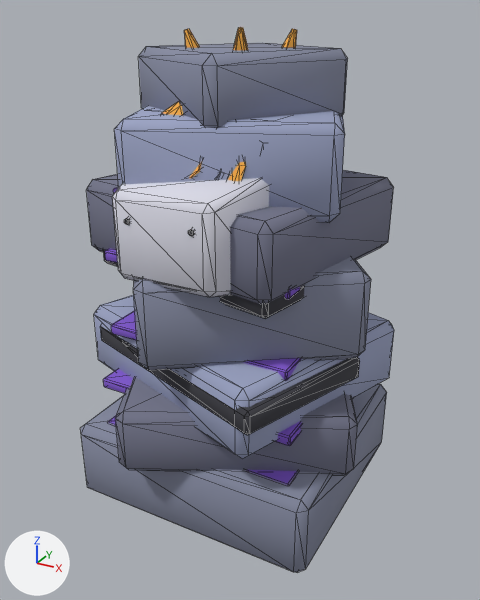
The glTF model game/assets/3d/cast/shifting_idol.glb: old version first, new version second.
Before and after are seen from a 50 mm lens placed at (2.45, -4.47, 3.93), pointed at (0.04, -0.08, 1.74). Lighting does not change. The marker at lower left points along +X, +Y and +Z. The older version comes first. Mesh edges are drawn as thin lines. Vertices at exactly the same position are counted once.

Names of what the first picture shows: 'ShiftingIdol'.
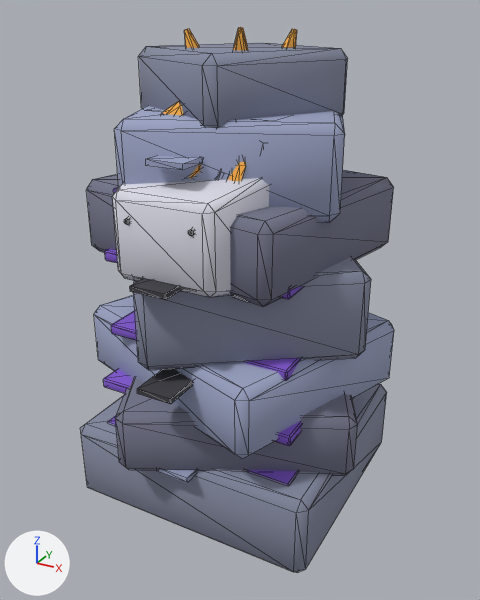
Where the change shows, as pixel boxes (x1, y1, x2, y2) in the pictures (480 x 600 px; the box of a moved part takes in the faces that stretch with it):
part 1 of me_cube, added: after (157, 469, 197, 483)
part 2 of me_cube, added: after (137, 369, 193, 404)
part 3 of me_cube, added: after (130, 278, 182, 300)
part 4 of me_cube, added (blue): after (146, 156, 202, 170)
part 5 of me_cube, moved or reshaped (mostly hidden afterwards): before (100, 252, 360, 435); after (230, 295, 248, 302)

The change, as a diff of the scene's bpy script:
```diff
--- a/game/assets/3d/cast/shifting_idol.glb.py
+++ b/game/assets/3d/cast/shifting_idol.glb.py
@@ me_cube @@
 # used by ob_shiftingidol; location = (0.0, 0.0, 0.0)
-me_cube.from_pydata(...)  # 698 vertices, 1280 faces; spans x -1.21..1.21, y -1.22..1.22, z 0.0..3.8
+me_cube.from_pydata(...)  # 730 vertices, 1328 faces; spans x -1.21..1.21, y -1.26..1.22, z 0.0..3.8
+# me_cube part 1: a new loose piece, a box spanning x -0.142..0.142, y -1.091..-0.855, z 0.638..0.677, in mat_colormap (picture img_colormap)
+# me_cube part 2: a new loose piece, a box spanning x -0.142..0.142, y -1.262..-0.658, z 1.431..1.47, in mat_colormap (picture img_colormap)
+# me_cube part 3: a new loose piece, a box spanning x -0.142..0.142, y -1.262..-0.592, z 2.217..2.256, in mat_colormap (picture img_colormap)
+# me_cube part 4: a new loose piece, a box spanning x -0.142..0.142, y -1.011..-0.776, z 3.005..3.044, in mat_colormap (picture img_colormap)
+# me_cube part 5
+# 48 vertices move from x -1.08..1.08, y -1.16..0.58, z 1.28..2.26 to x -0.82..0.82, y -1.06..0.21, z 1.33..2.26
 me_cube.materials.append(mat_colormap)
```
